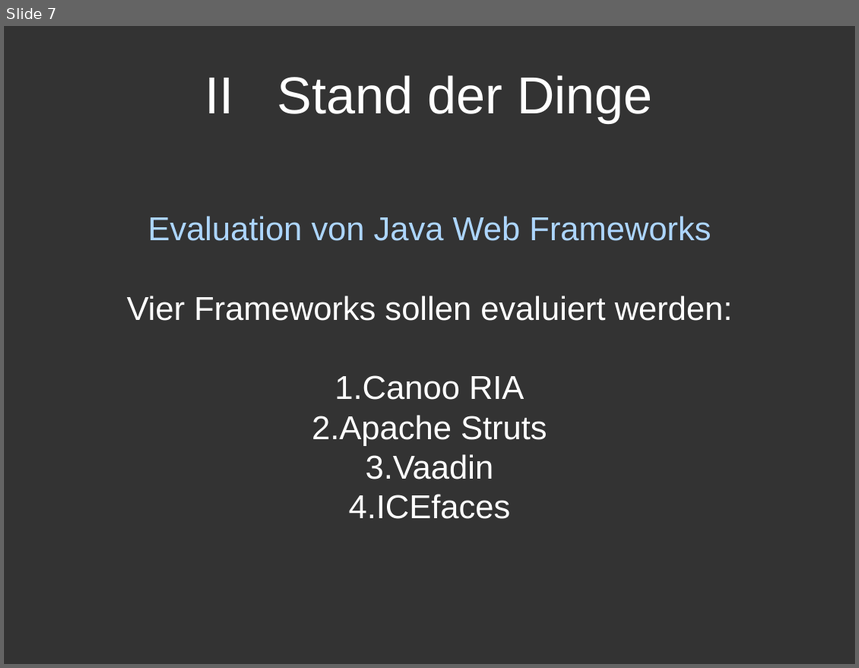
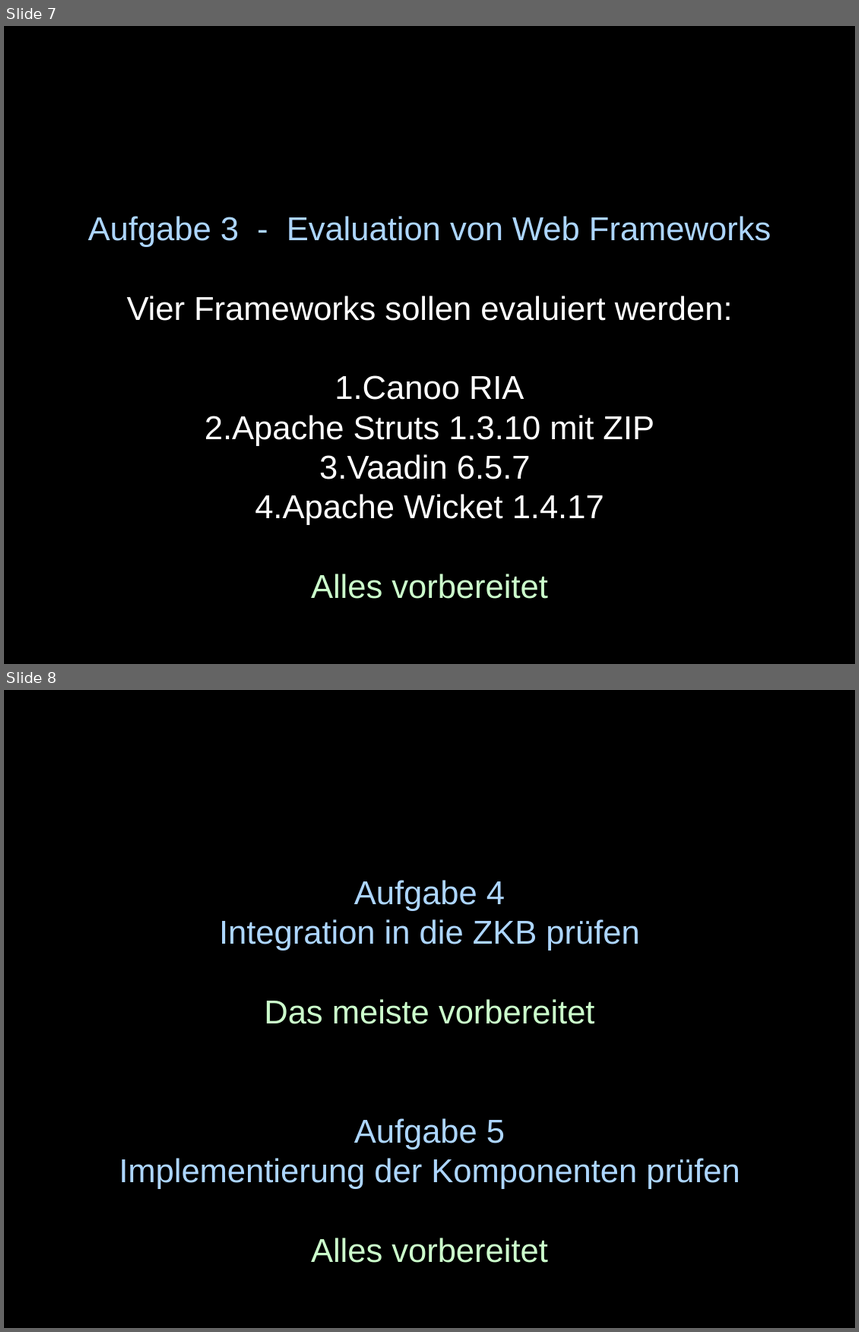
Before and after one commit to sushicutta/Diplomarbeit, a slide deck: praesentation/designreview/design-review-meeting.ppt. Shown one above the other, each under a label of ours: slide 7 before the commit, slides 7 and 8 after it. The pictures are 859x668 and 859x1332 pixels, drawn with LibreOffice and Linux fonts; fonts in the diff are those of the drawing. Boxes give left, top, right and bottom in pixels: in the first picture for what was removed or moved away, otherwise in the second. Text is boxed around its words. In the diff, an @@ line names an element or a change of style, - is before the commit and + after.

Commit message:
Design - review Präsentation

```diff
--- a/praesentation/designreview/design-review-meeting.ppt
+++ b/praesentation/designreview/design-review-meeting.ppt
@@ slide 8 added at [4, 690, 855, 1328], background #000000 @@
@@ text added at [119, 880, 740, 1263], 28 pt, text #ADD6FF @@
+Aufgabe 4
+Integration in die ZKB prüfen
+Das meiste vorbereitet
+Aufgabe 5
+Implementierung der Komponenten prüfen
+Alles vorbereitet
@@ slide 7 changed as well @@
@@ background #333333 to #000000 @@
@@ title removed at [205, 75, 653, 123] @@
-II Stand der Dinge
@@ text at [88, 216, 771, 247]: text changed @@
-Evaluation von Java Web Frameworks
+Aufgabe 3 - Evaluation von Web Frameworks
@@ text at [205, 415, 655, 599]: text changed @@
-2. Apache Struts
-3. Vaadin
-4. ICEfaces
+2. Apache Struts 1.3.10 mit ZIP
+3. Vaadin 6.5.7
+4. Apache Wicket 1.4.17
+Alles vorbereitet
```
Also in this commit, not shown: 8 other slides changed, 5 other slides added, 1 slide removed.
